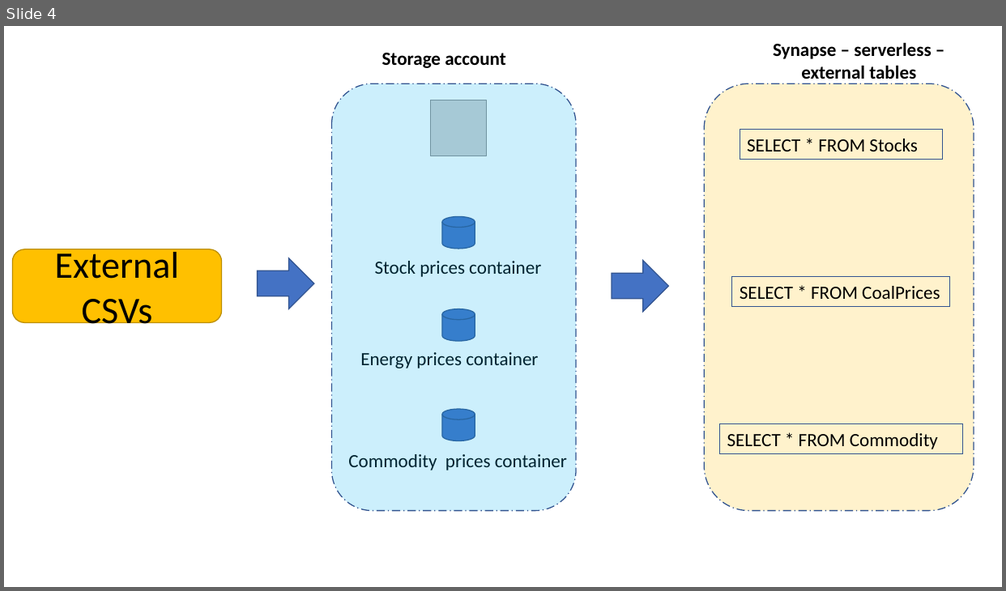
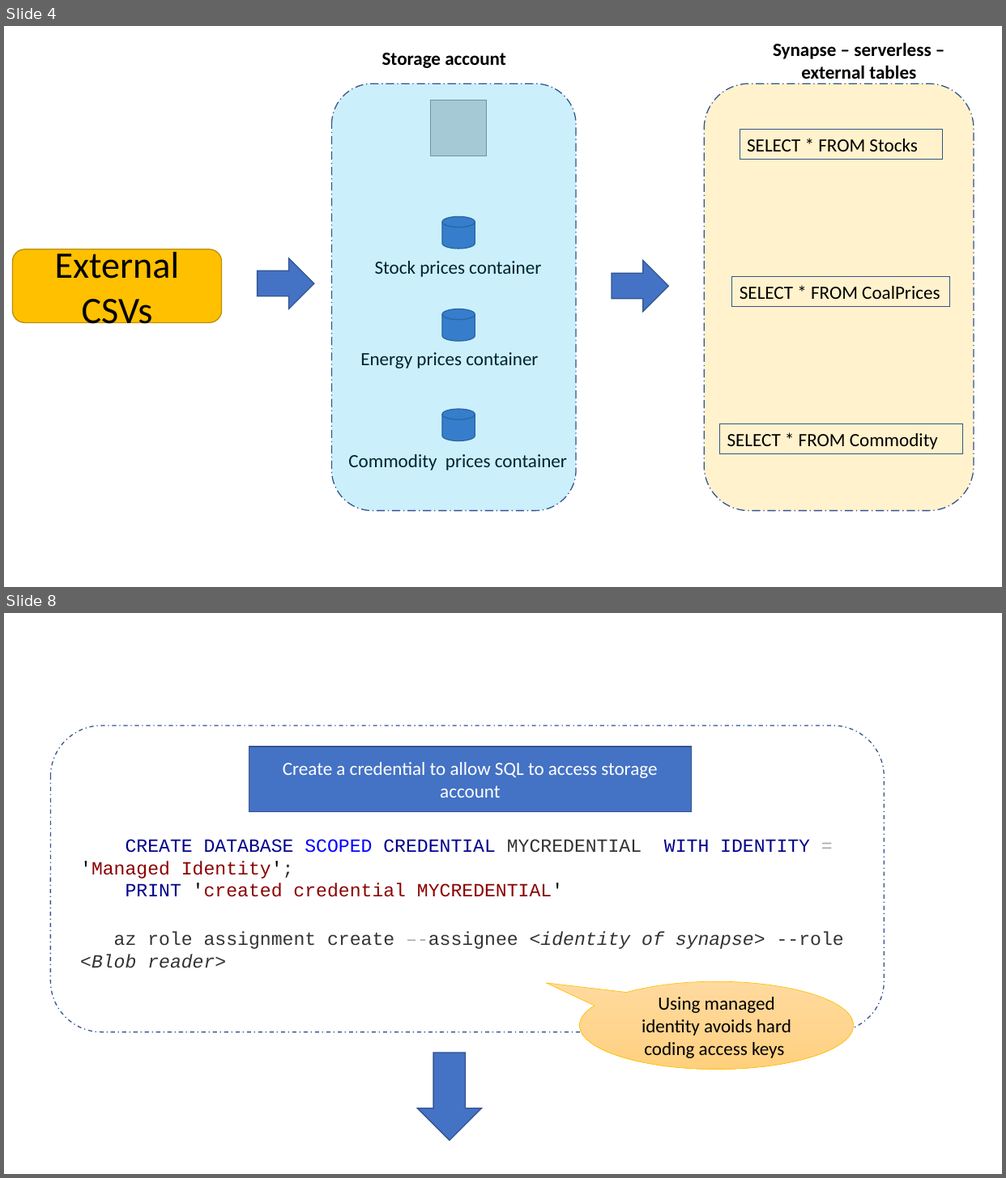
Before and after one commit to sdg002/AzureTrials, a slide deck: synapse-sqlviews-integrationtesting/docs/Synapse-Presentation1.pptx. Shown one above the other, each under a label of ours: slide 4 before the commit, slides 4 and 8 after it; the slides between them are not shown. The pictures are 1006x591 and 1006x1178 pixels, drawn with LibreOffice and Linux fonts; fonts in the diff are those of the drawing; grey boxes stand for pictures. Boxes give left, top, right and bottom in pixels: in the first picture for what was removed or moved away, otherwise in the second. Text is boxed around its words. In the diff, an @@ line names an element or a change of style, - is before the commit and + after.

```diff
--- a/synapse-sqlviews-integrationtesting/docs/Synapse-Presentation1.pptx
+++ b/synapse-sqlviews-integrationtesting/docs/Synapse-Presentation1.pptx
@@ slide 8 added at (4,613,1002,1174), background #FFFFFF @@
@@ rounded rectangle added at (50,726,884,1033), outline #325491 1 pt dashed @@
@@ rectangle added at (249,747,691,812), fill #4472C4, outline #325491 1 pt, 18 pt, text #FFFFFF @@
+Create a credential to allow SQL to access storage account
@@ text added at (80,839,641,897), 18 pt, text #8B0000 @@
+CREATE DATABASE SCOPED CREDENTIAL MYCREDENTIAL WITH IDENTITY = 'Managed Identity';
+PRINT 'created credential MYCREDENTIAL'
@@ text added at (80,931,844,969), 18 pt, text #333333 @@
+az role assignment create –-assignee <identity of synapse> --role <Blob reader>
@@ speech bubble added at (580,982,854,1070), fill gradient #FFDB9E to #FFD590 to #FFD07C, outline #FFC000 0.5 pt, 18 pt, text #000000 @@
+Using managed identity avoids hard coding access keys
@@ down arrow added at (417,1053,481,1141), fill #4472C4, outline #325491 1 pt @@
```
Also in this commit, not shown: 7 other slides added, 9 other files.
